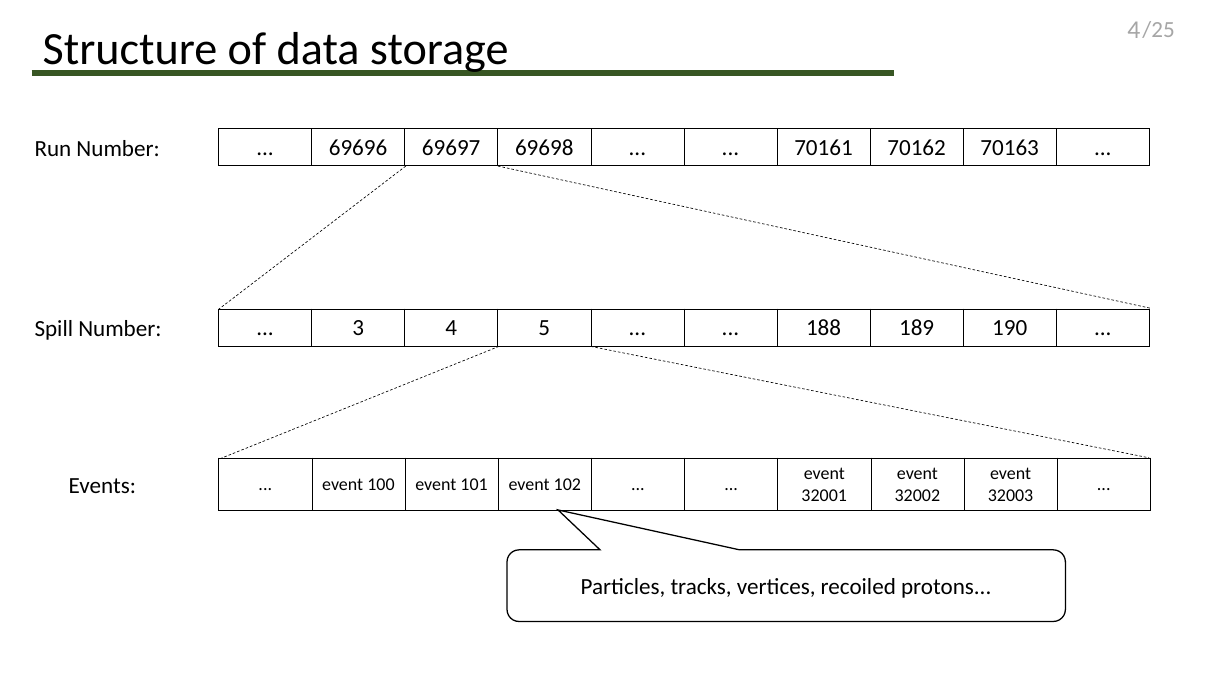
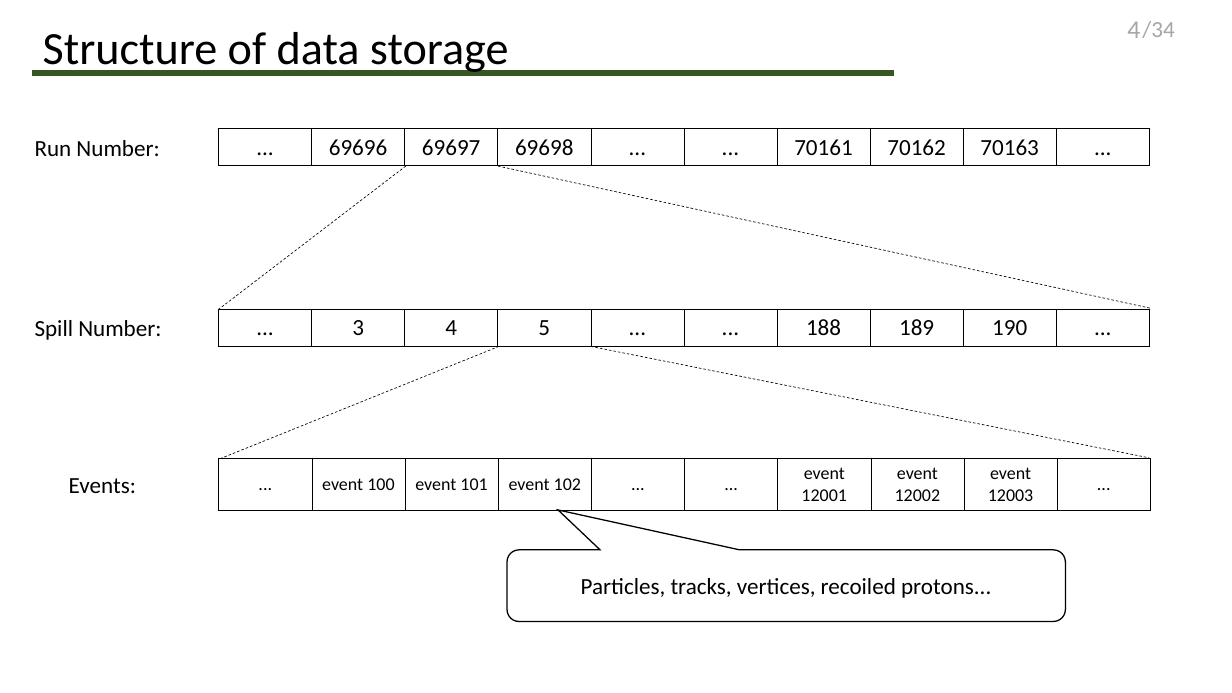
Before and after one commit to Edwin96wang/CompassIntern, a slide deck: slide 4 of presentation/Final pre/talk.pptx. Drawn at 1232x693 pixels with LibreOffice and Linux fonts; fonts in the diff are those of the drawing. Boxes give left, top, right and bottom in pixels: in the first picture for what was removed or moved away, otherwise in the second. Text is boxed around its words. In the diff, an @@ line names an element or a change of style, - is before the commit and + after.

```diff
--- a/presentation/Final pre/talk.pptx
+++ b/presentation/Final pre/talk.pptx
@@ text at [1142, 21, 1174, 38]: text changed @@
-/25
+/34
@@ table at [219, 458, 1153, 511] @@
-row 1: ... | event 100 | event 101 | event 102 | ... | ... | event 32001 | event 32002 | event 32003 | ...
+row 1: ... | event 100 | event 101 | event 102 | ... | ... | event 12001 | event 12002 | event 12003 | ...
```
Also in this commit, not shown: 32 other slides changed, 5 slides added, 3 other files.
